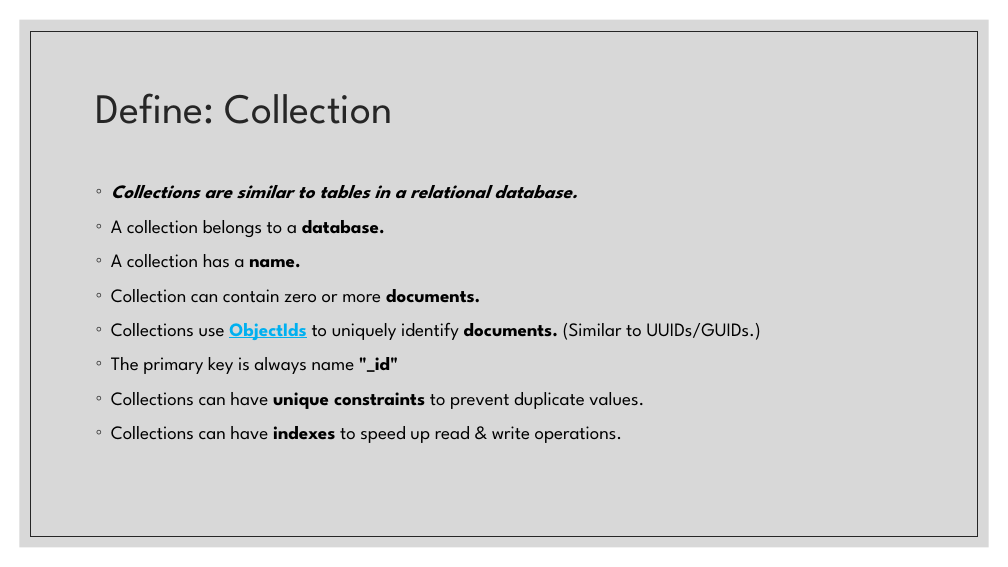
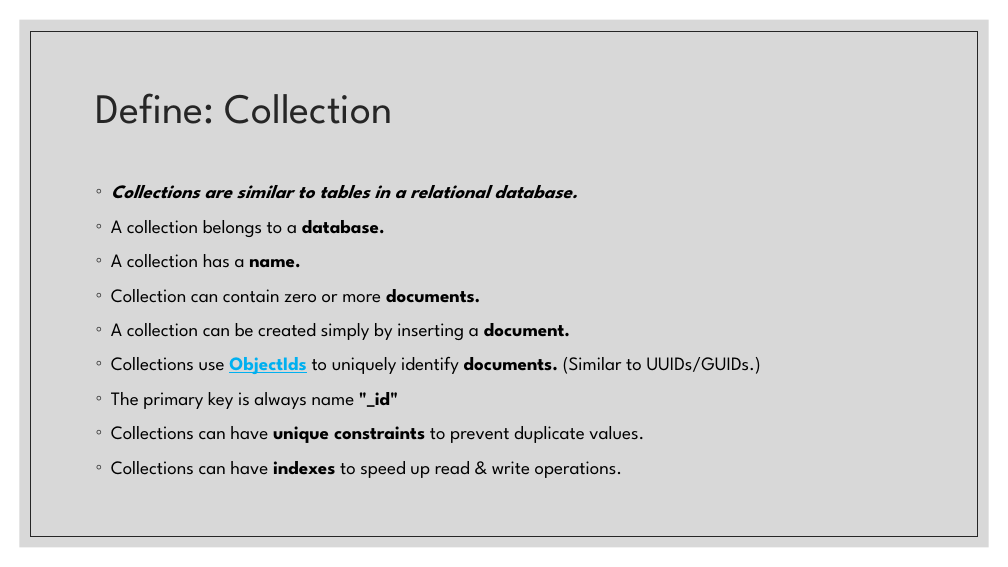
Before and after one commit to zackstotts/base-node-curriculum, a slide deck: slide 17 of unit_03/slides/01 Intro to MongoDB.pptx. Drawn at 1008x567 pixels with LibreOffice and Linux fonts; fonts in the diff are those of the drawing. Boxes give left, top, right and bottom in pixels: in the first picture for what was removed or moved away, otherwise in the second. Text is boxed around its words. In the diff, an @@ line names an element or a change of style, - is before the commit and + after.

```diff
--- a/unit_03/slides/01 Intro to MongoDB.pptx
+++ b/unit_03/slides/01 Intro to MongoDB.pptx
@@ text at [111, 323, 570, 340]: paragraph added @@
+◦ A collection can be created simply by inserting a document.
```
Also in this commit, not shown: 1 other slide changed, 3 slides added.
